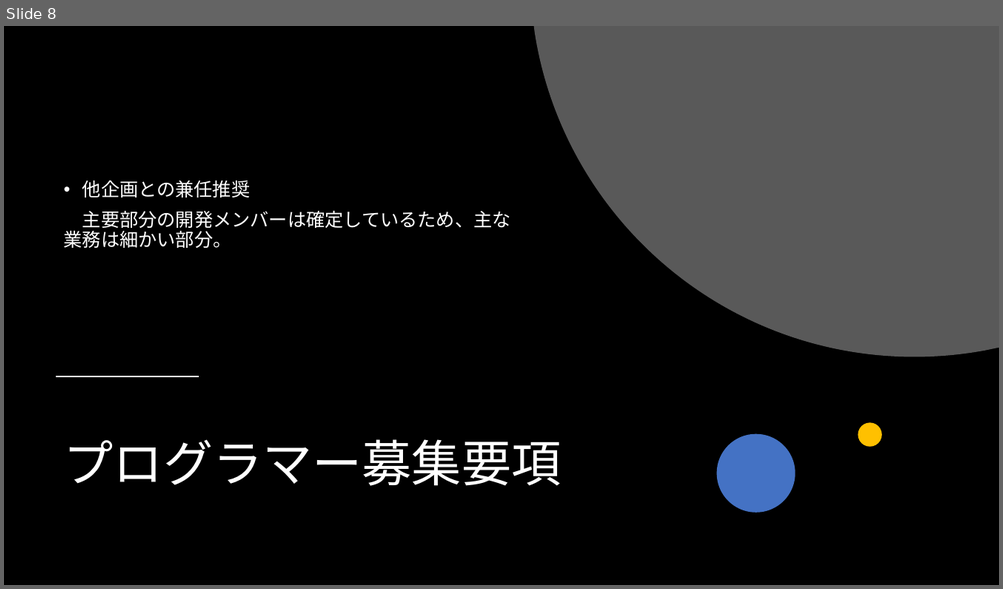
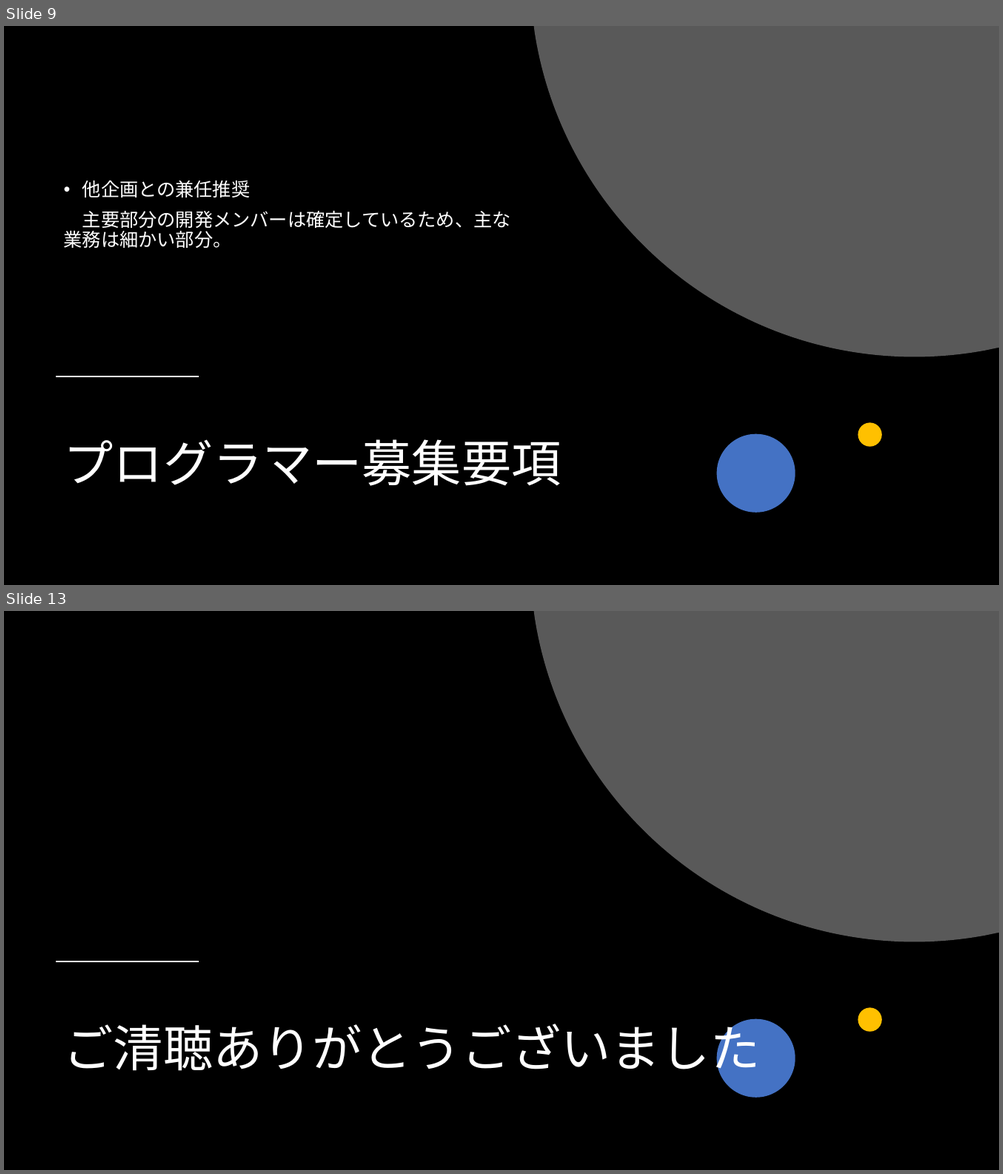
Before and after one commit to takowasaby/SpaceShip, a slide deck: 企画発表会資料.pptx. Shown one above the other, each under a label of ours: slide 8 before the commit, slides 9 and 13 after it; the slides between them are not shown. The pictures are 1003x589 and 1003x1174 pixels, drawn with LibreOffice and Linux fonts; fonts in the diff are those of the drawing. Boxes give left, top, right and bottom in pixels: in the first picture for what was removed or moved away, otherwise in the second. Text is boxed around its words. In the diff, an @@ line names an element or a change of style, - is before the commit and + after.

```diff
--- a/企画発表会資料.pptx
+++ b/企画発表会資料.pptx
@@ slide 13 added at bbox=[4, 611, 999, 1170], background #000000 @@
@@ freeform shape added at bbox=[534, 611, 999, 943], fill #595959 @@
@@ line added from (57, 962) to (198, 962), #FFFFFF 1.5 pt @@
@@ ellipse added at bbox=[857, 1008, 882, 1032], fill #FFC000 @@
@@ title added at bbox=[64, 1019, 760, 1079], 48 pt, text #FFFFFF @@
+ご清聴ありがとうございました
@@ ellipse added at bbox=[717, 1019, 795, 1097], fill #4472C4 @@
@@ what was slide 8 is now slide 9 @@
```
Also in this commit, not shown: 3 slides changed, 4 other slides added, 1 slide removed.
